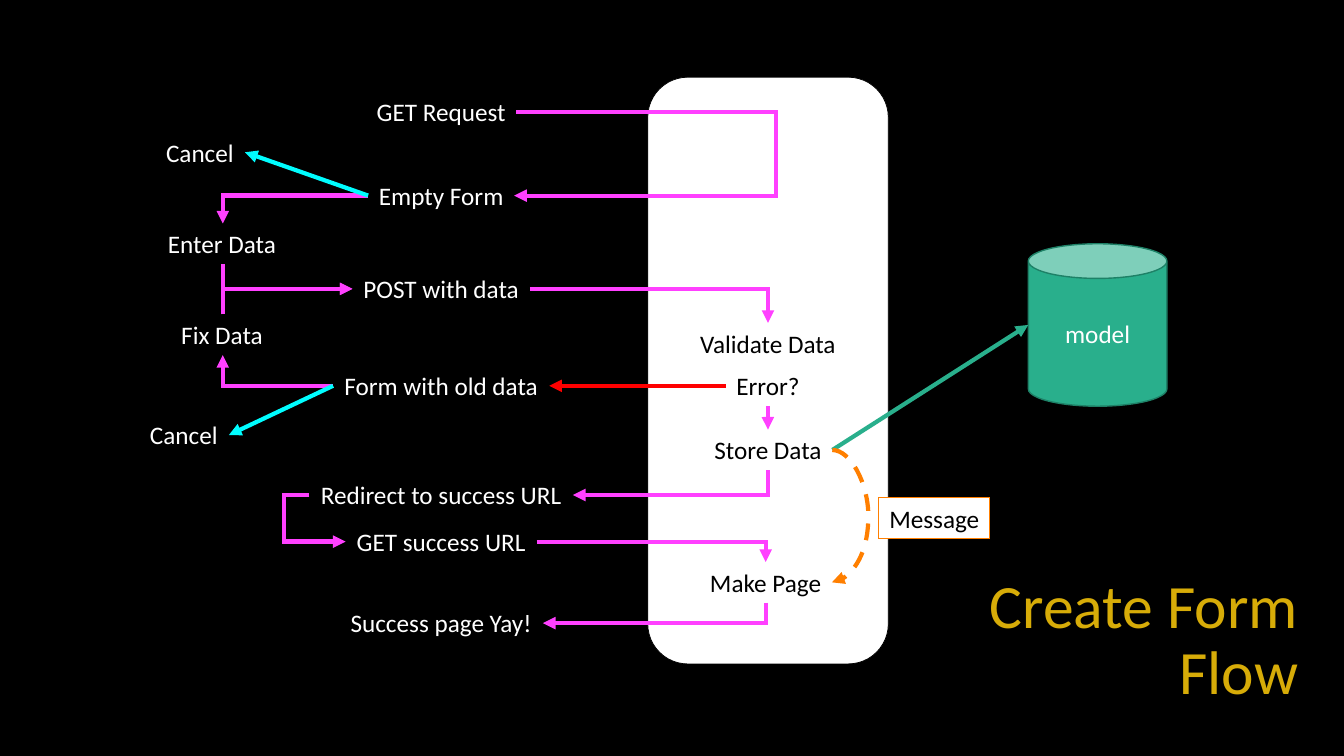
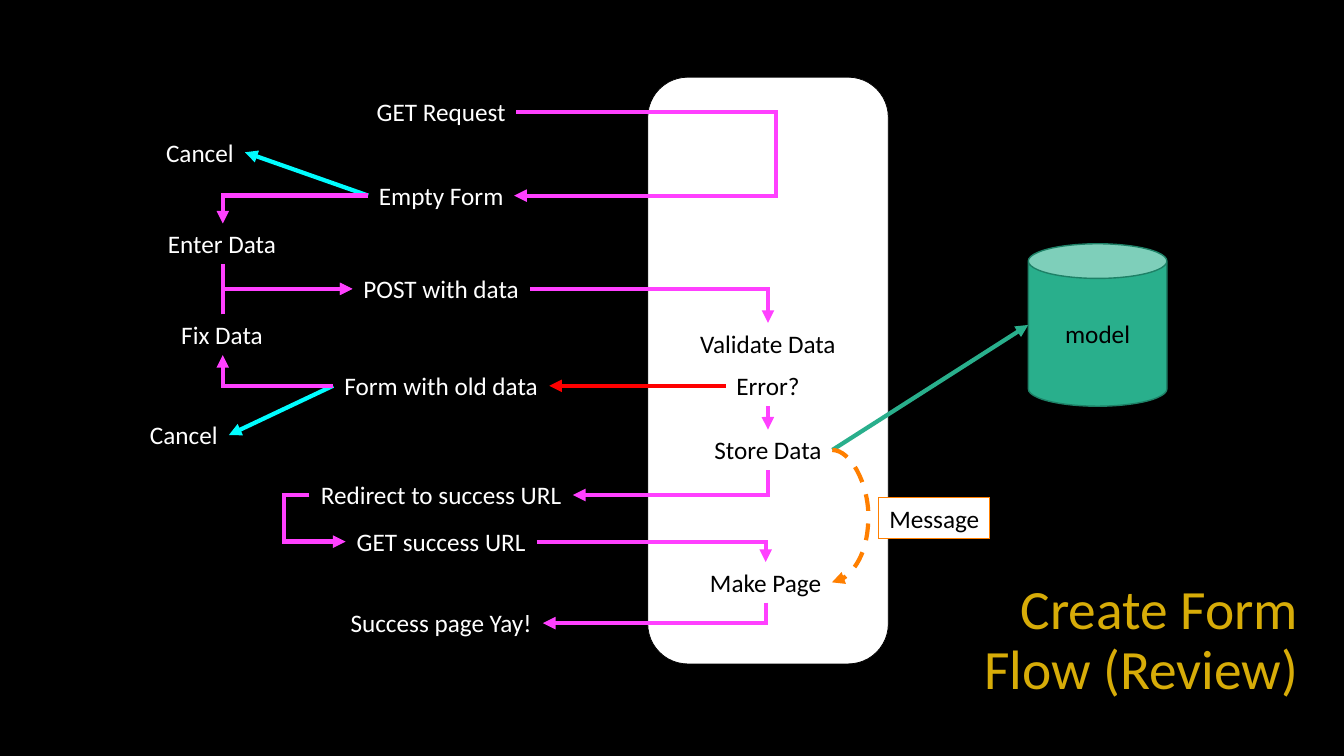
Before and after one commit to csev/dj4e, a slide deck: slide 16 of lectures/DJ-11-Forms-Django.pptx. Drawn at 1344x756 pixels with LibreOffice and Linux fonts; fonts in the diff are those of the drawing. Boxes give left, top, right and bottom in pixels: in the first picture for what was removed or moved away, otherwise in the second. Text is boxed around its words. In the diff, an @@ line names an element or a change of style, - is before the commit and + after.

```diff
--- a/lectures/DJ-11-Forms-Django.pptx
+++ b/lectures/DJ-11-Forms-Django.pptx
@@ cylinder "model" at (x1=1028, y1=244, x2=1168, y2=406): text colour #FFFFFF to #000000 @@
@@ title at (x1=984, y1=593, x2=1298, y2=697): text changed; size 44 to 39.6 pt @@
-Create Form Flow
+Create Form Flow (Review)
```
Also in this commit, not shown: 18 other slides changed, 5 other files.
